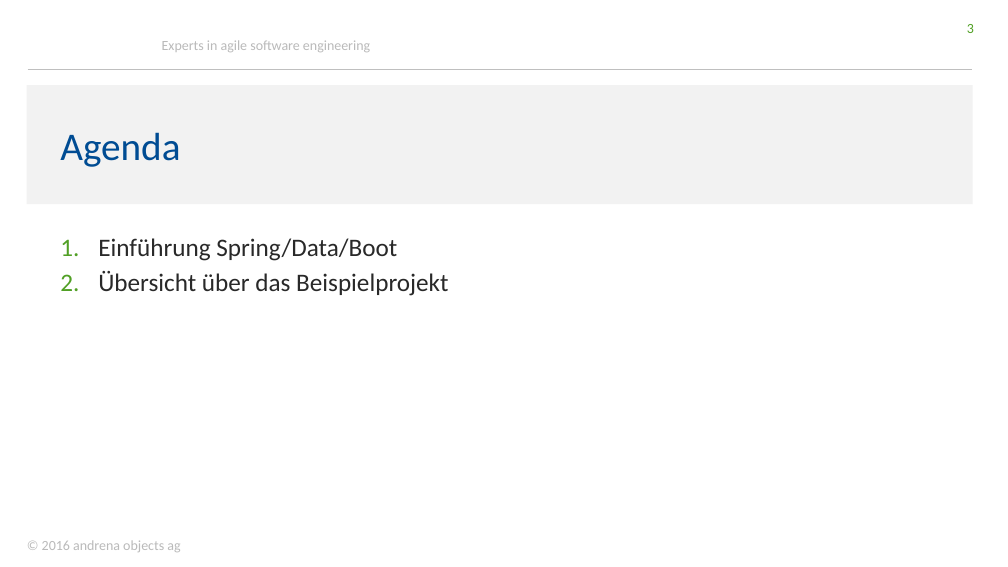
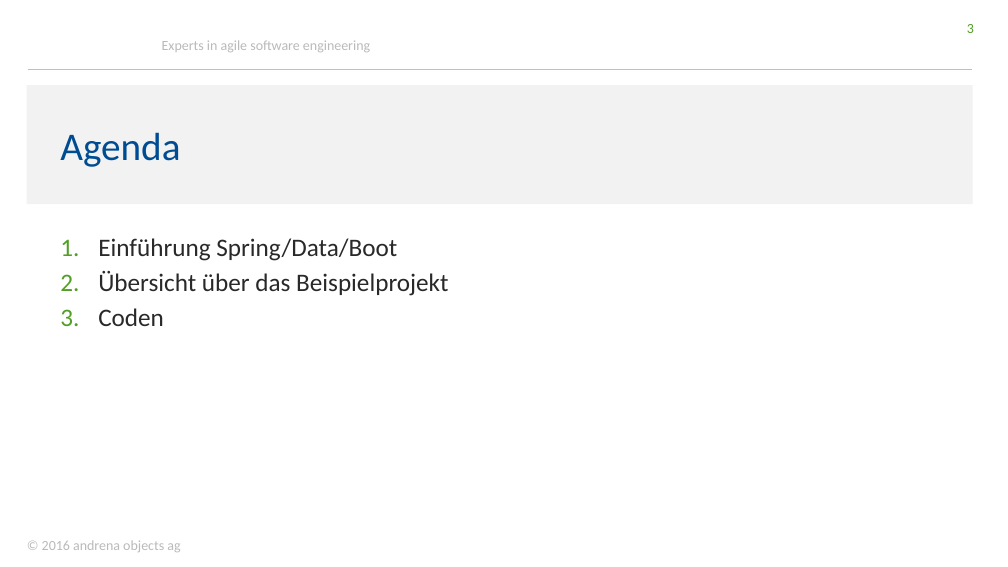
Before and after one commit to stklqt/oop-springboot-springdata-server, a slide deck: slide 3 of springBootDataWorkshop.pptx. Drawn at 1008x567 pixels with LibreOffice and Linux fonts; fonts in the diff are those of the drawing; background and template pictures are left out. Boxes give left, top, right and bottom in pixels: in the first picture for what was removed or moved away, otherwise in the second. Text is boxed around its words. In the diff, an @@ line names an element or a change of style, - is before the commit and + after.

```diff
--- a/springBootDataWorkshop.pptx
+++ b/springBootDataWorkshop.pptx
@@ text at [98, 308, 164, 326]: paragraph added @@
+3. Coden
```
Also in this commit, not shown: 1 other slide changed, 1 slide added.
